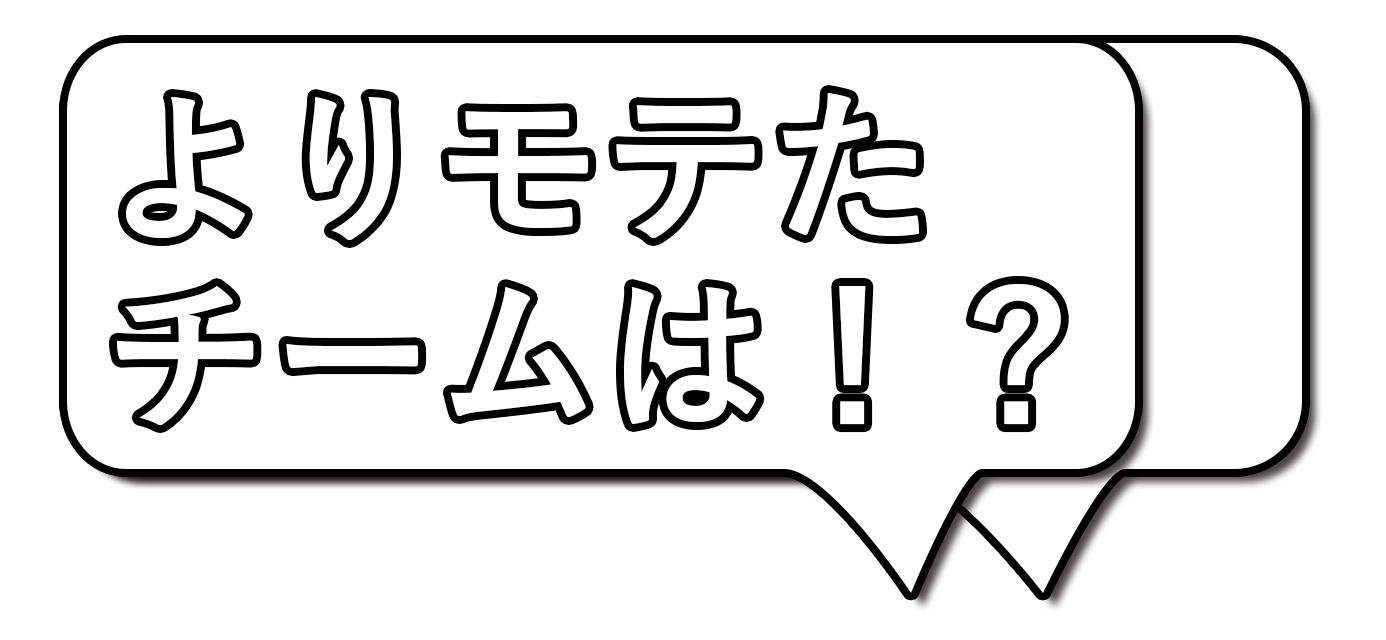
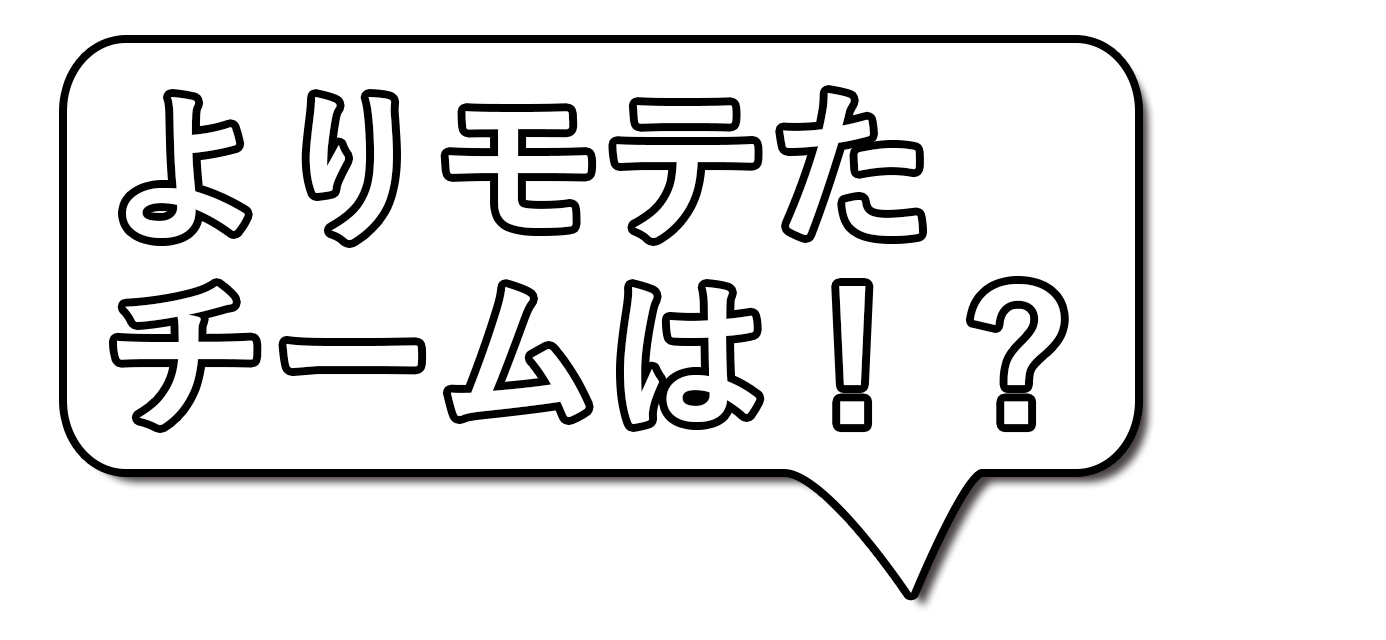
Layered file, before and after one edit (1386 x 640). Changes by layer:
hid "長方形 1" over [94, 43, 1302, 593]
